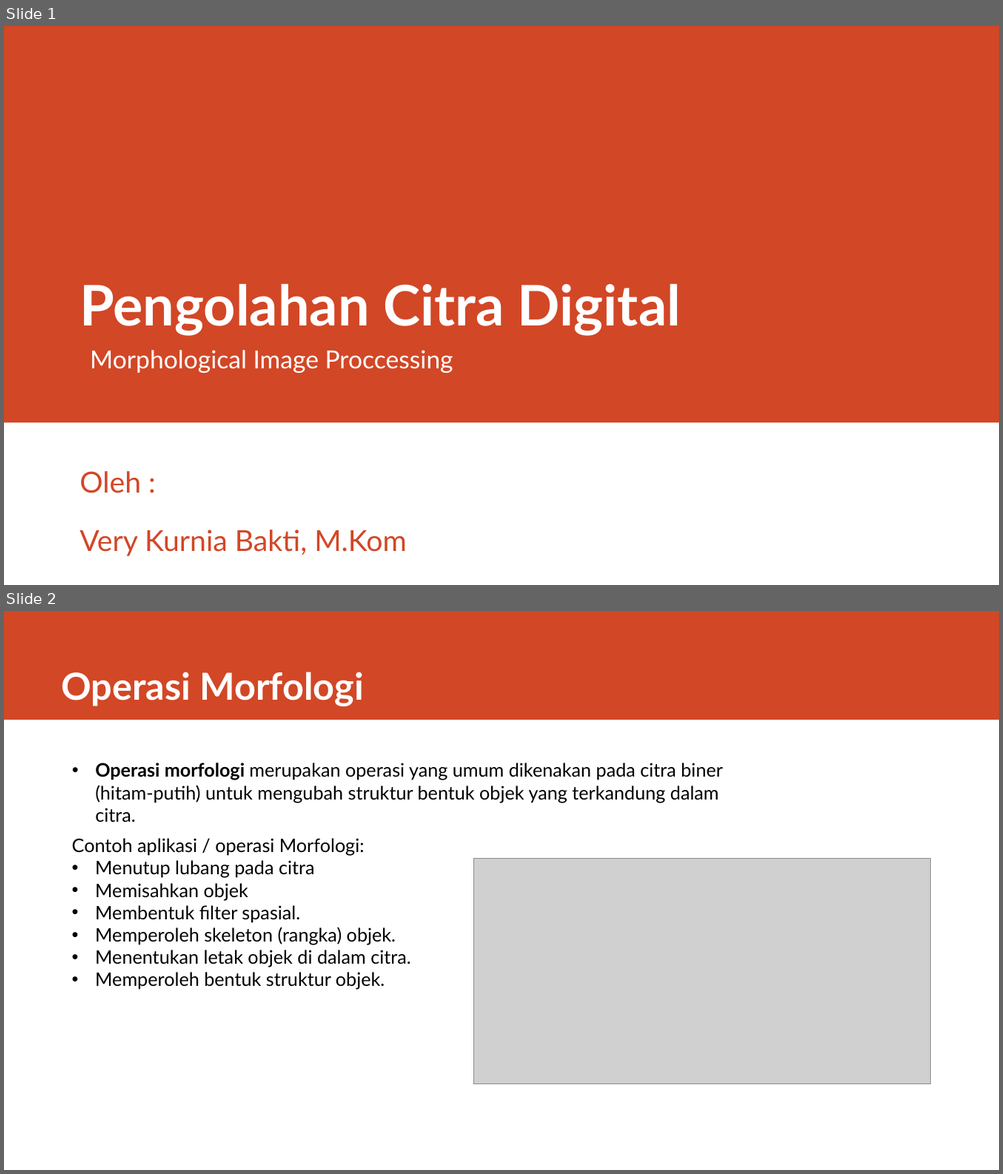
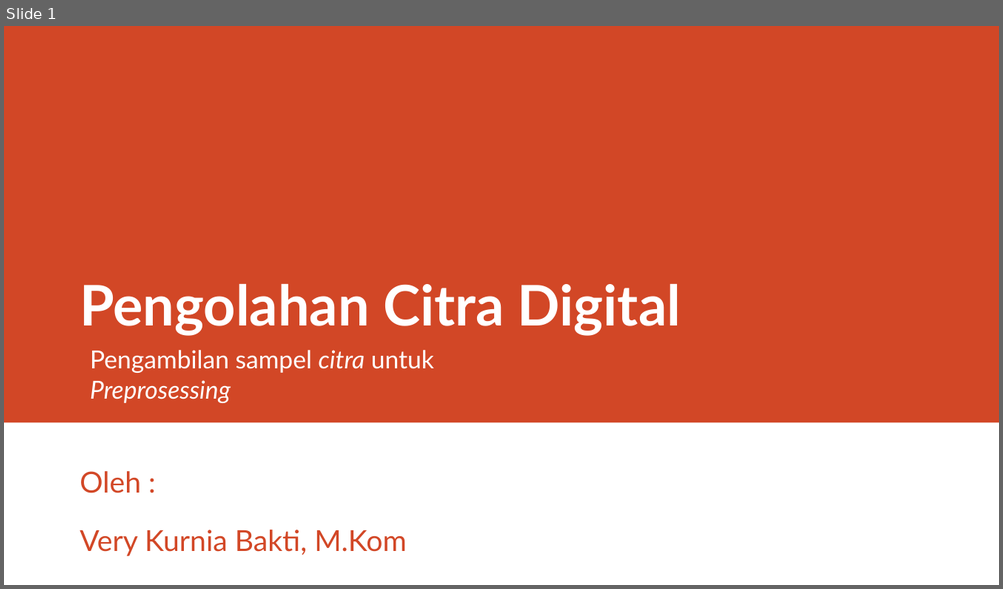
Before and after one commit to rizalarfani/Pengolahan-Citra-Digital-PCD-, a slide deck: Materi/Morphological Image Proccessing.pptx. Shown one above the other, each under a label of ours: slides 1 and 2 before the commit, slide 1 after it. The pictures are 1003x1174 and 1003x589 pixels, drawn with LibreOffice and Linux fonts; fonts in the diff are those of the drawing; grey boxes stand for pictures. Boxes give left, top, right and bottom in pixels: in the first picture for what was removed or moved away, otherwise in the second. Text is boxed around its words. In the diff, an @@ line names an element or a change of style, - is before the commit and + after.

Commit message:
add: materi pengambilan sampel dataset ppt

```diff
--- a/Materi/Morphological Image Proccessing.pptx
+++ b/Materi/Morphological Image Proccessing.pptx
@@ slide 2 removed at box(4, 611, 999, 1170), background #FFFFFF @@
@@ rectangle removed at box(4, 611, 999, 720) @@
@@ title removed at box(61, 672, 364, 706) @@
-Operasi Morfologi
@@ text removed at box(95, 763, 723, 823) @@
-• Operasi morfologi merupakan operasi yang umum dikenakan pada citra biner (hitam-putih) untuk mengubah struktur bentuk objek yang terkandung dalam citra.
@@ text removed at box(72, 838, 410, 990) @@
-Contoh aplikasi / operasi Morfologi:
-• Menutup lubang pada citra
-• Memisahkan objek
-• Membentuk filter spasial.
-• Memperoleh skeleton (rangka) objek.
-• Menentukan letak objek di dalam citra.
-• Memperoleh bentuk struktur objek.
@@ picture removed at box(473, 859, 930, 1085) @@
@@ slide 1 changed as well @@
@@ text at box(90, 350, 434, 403): text changed @@
-Morphological Image Proccessing
+Pengambilan sampel citra untuk Preprosessing
```
Also in this commit, not shown: 1 other slide changed, 11 slides added, 12 other slides removed, 13 other files.
